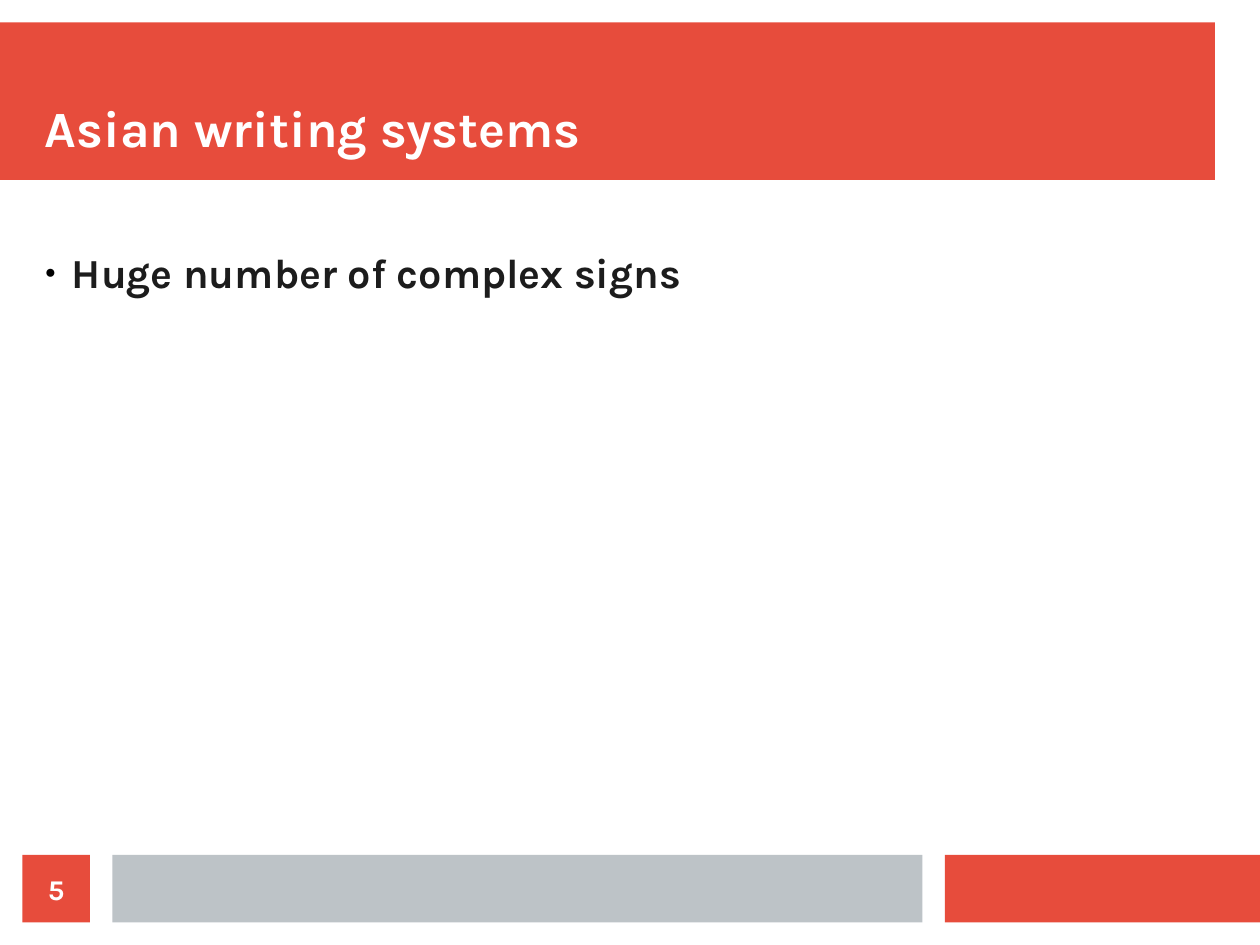
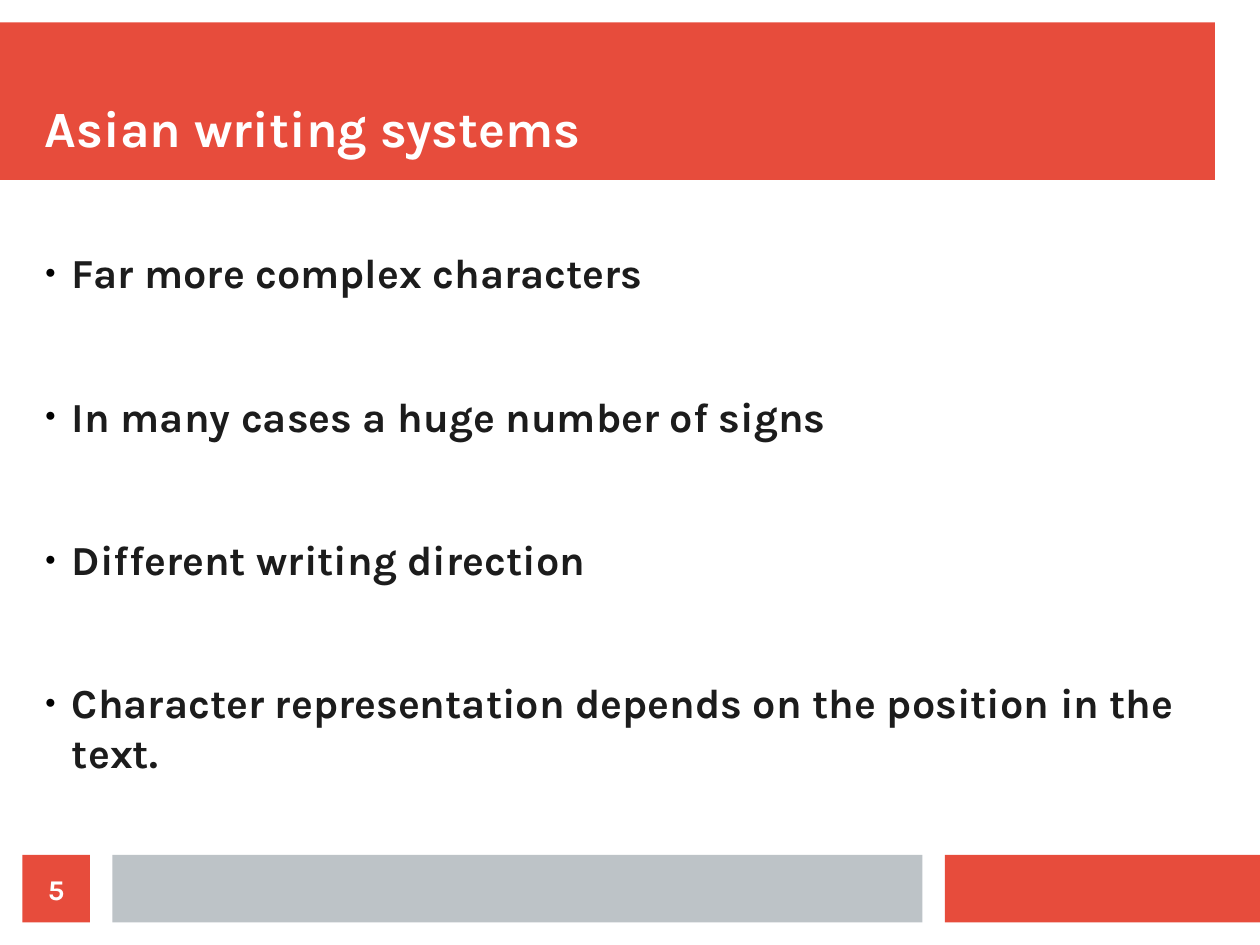
Before and after one commit to CPPUserGroups/Germany-Hamburg, a slide deck: slide 5 of unicode/slides.odp. Drawn at 1260x945 pixels with LibreOffice and Linux fonts; fonts in the diff are those of the drawing. Boxes give left, top, right and bottom in pixels: in the first picture for what was removed or moved away, otherwise in the second. Text is boxed around its words. In the diff, an @@ line names an element or a change of style, - is before the commit and + after.

```diff
--- a/unicode/slides.odp
+++ b/unicode/slides.odp
@@ text at box(72, 259, 1174, 769): text changed @@
-● Huge number of complex signs
+● Far more complex characters
+● In many cases a huge number of signs
+● Different writing direction
+● Character representation depends on the position in the text.
```
Also in this commit, not shown: 4 other slides changed, 8 slides added, 1 slide removed, 2 other files.
